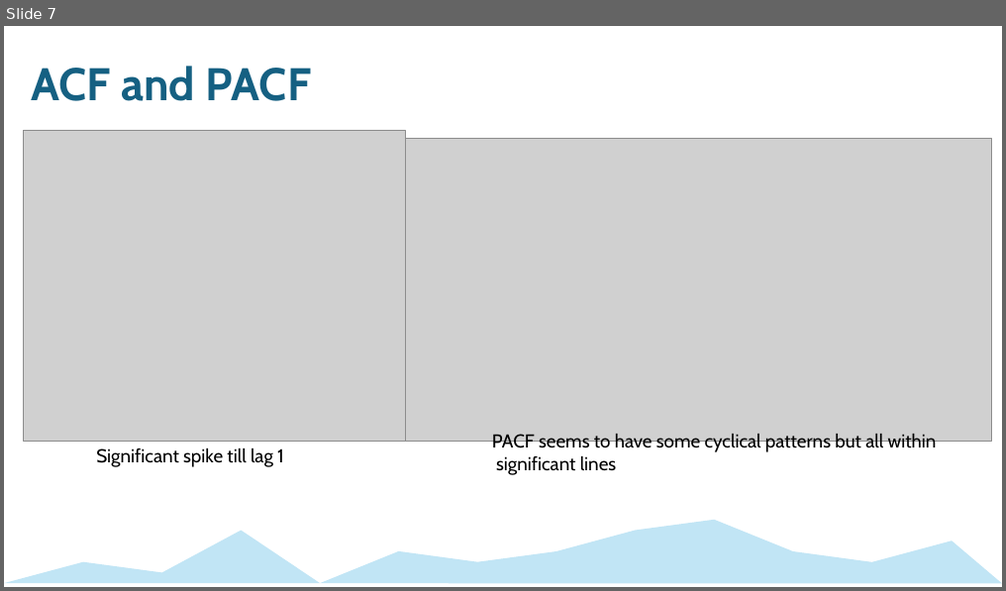
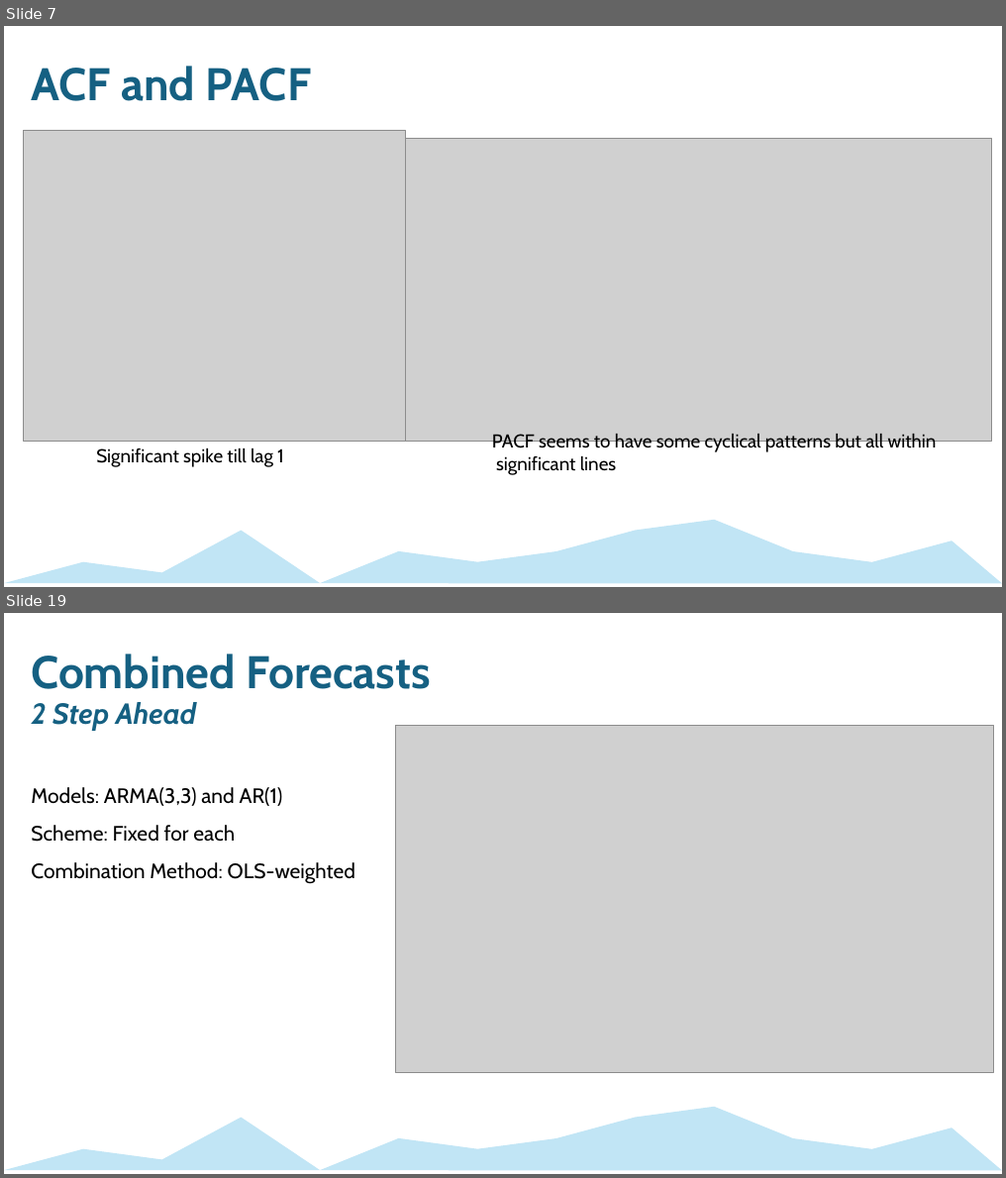
Before and after one commit to mckenzie-maidl/data5305-traffic-predictions, a slide deck: Presentations/Forecasting_ECON 5305_Final Presentation.pptx. Shown one above the other, each under a label of ours: slide 7 before the commit, slides 7 and 19 after it; the slides between them are not shown. The pictures are 1006x591 and 1006x1178 pixels, drawn with LibreOffice and Linux fonts; fonts in the diff are those of the drawing; grey boxes stand for pictures. Boxes give left, top, right and bottom in pixels: in the first picture for what was removed or moved away, otherwise in the second. Text is boxed around its words. In the diff, an @@ line names an element or a change of style, - is before the commit and + after.

```diff
--- a/Presentations/Forecasting_ECON 5305_Final Presentation.pptx
+++ b/Presentations/Forecasting_ECON 5305_Final Presentation.pptx
@@ slide 19 added at [4,613,1002,1174], background #FFFFFF @@
@@ text added at [31,654,431,884], 20 pt, text #000000 @@
+Combined Forecasts
+2 Step Ahead
+Models: ARMA(3,3) and AR(1)
+Scheme: Fixed for each
+Combination Method: OLS-weighted
@@ picture added at [395,725,994,1072] @@
@@ freeform shape added at [4,1107,1002,1170], fill #C1E5F5 @@
```
Also in this commit, not shown: 13 slides changed, 3 slides removed, 1 other file.
